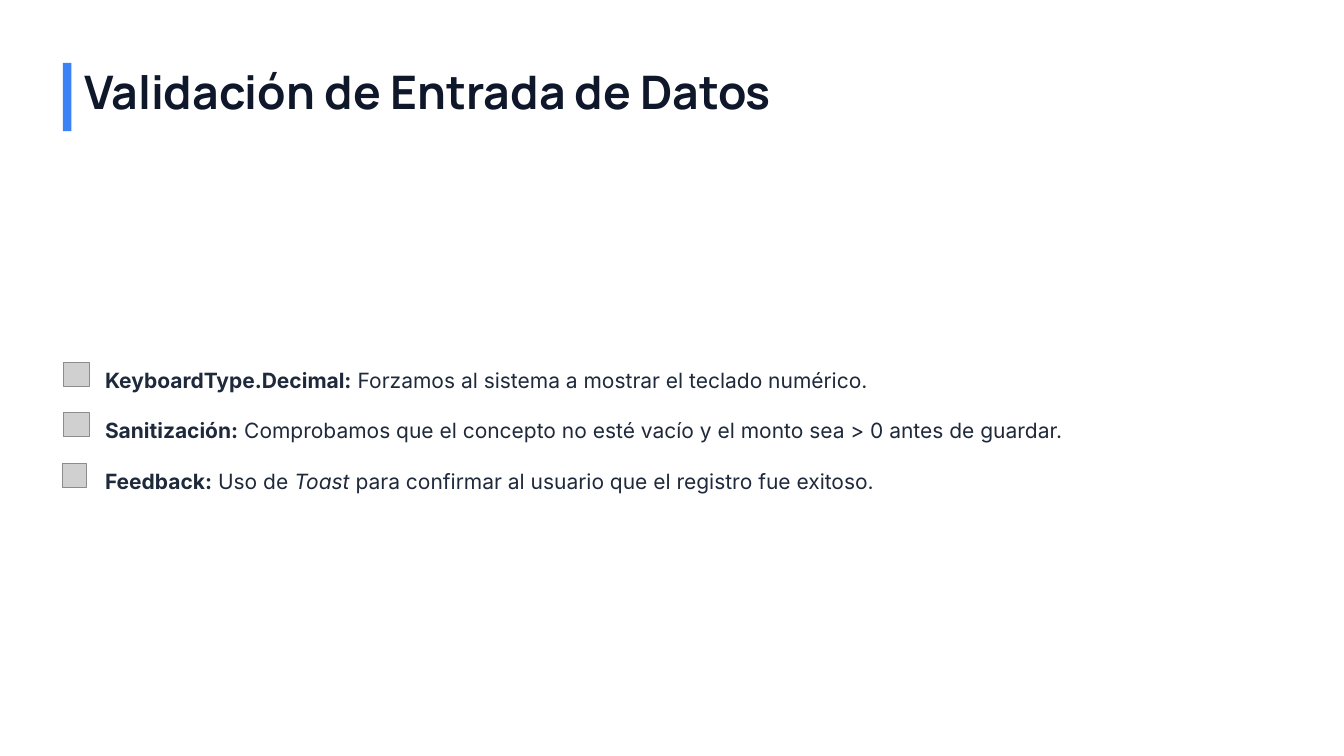
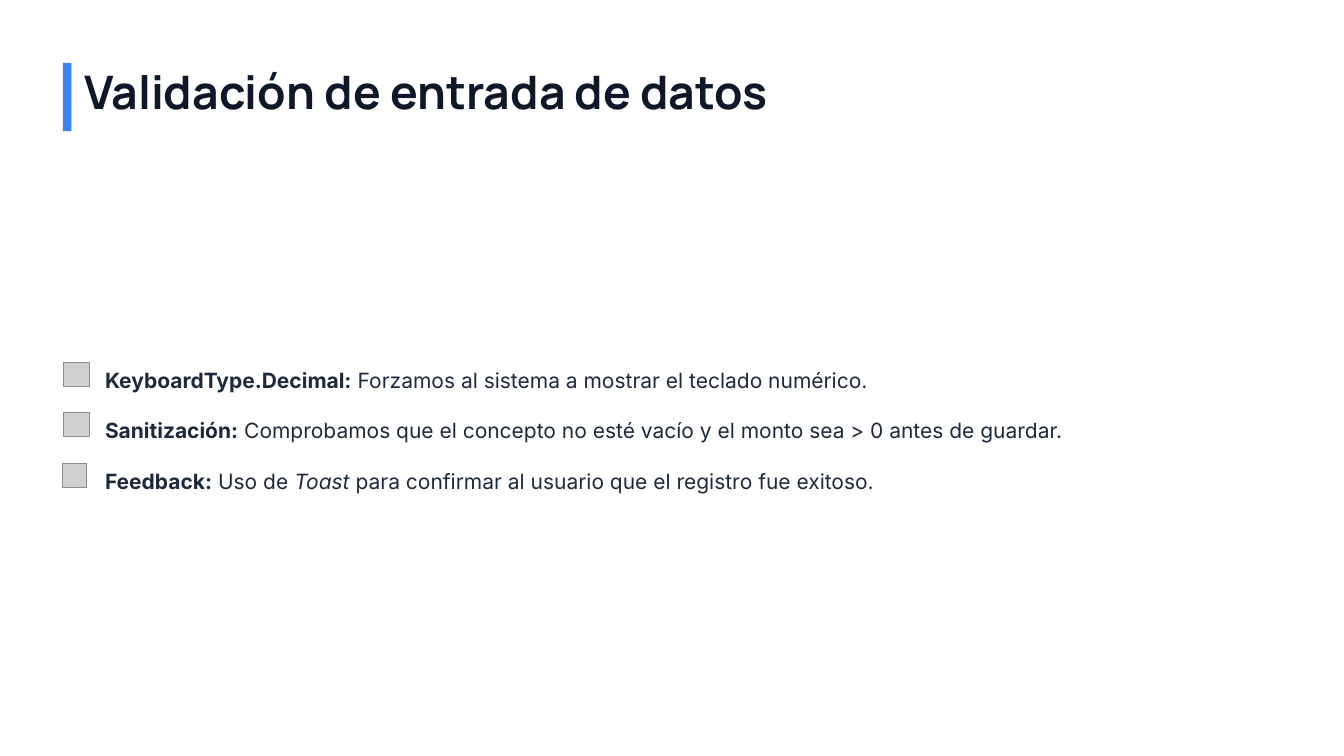
Before and after one commit to fernando-ruiz-rico/android, a slide deck: slide 25 of Android/Gastos/documentacion/presentacion_extendida_app_gastos.pptx. Drawn at 1344x756 pixels with LibreOffice and Linux fonts; fonts in the diff are those of the drawing; grey boxes stand for pictures; background and template pictures are left out. Boxes give left, top, right and bottom in pixels: in the first picture for what was removed or moved away, otherwise in the second. Text is boxed around its words. In the diff, an @@ line names an element or a change of style, - is before the commit and + after.

```diff
--- a/Android/Gastos/documentacion/presentacion_extendida_app_gastos.pptx
+++ b/Android/Gastos/documentacion/presentacion_extendida_app_gastos.pptx
@@ text at bbox=[84, 72, 767, 110]: text changed @@
-Validación de Entrada de Datos
+Validación de entrada de datos
```
Also in this commit, not shown: 8 other slides changed, 1 other file.
